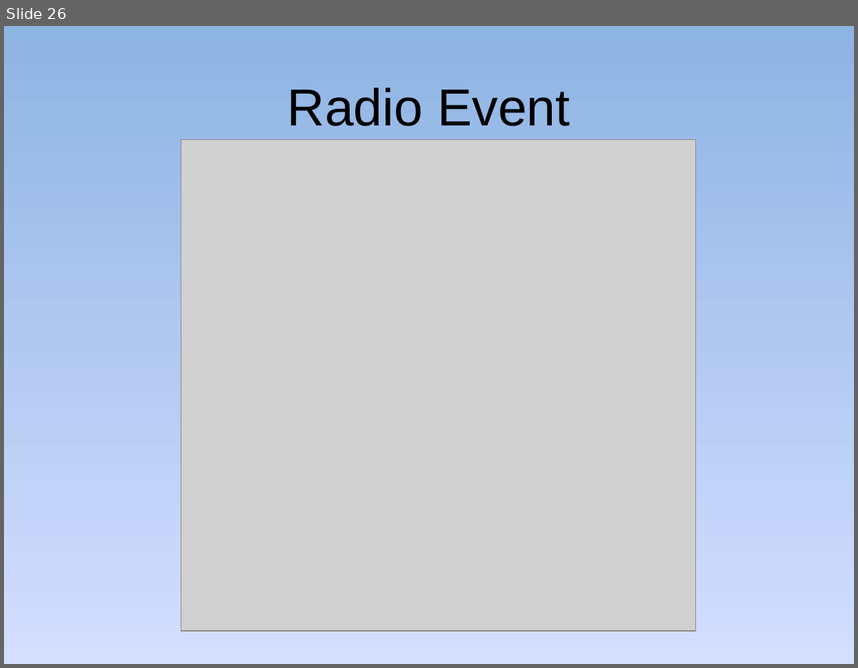
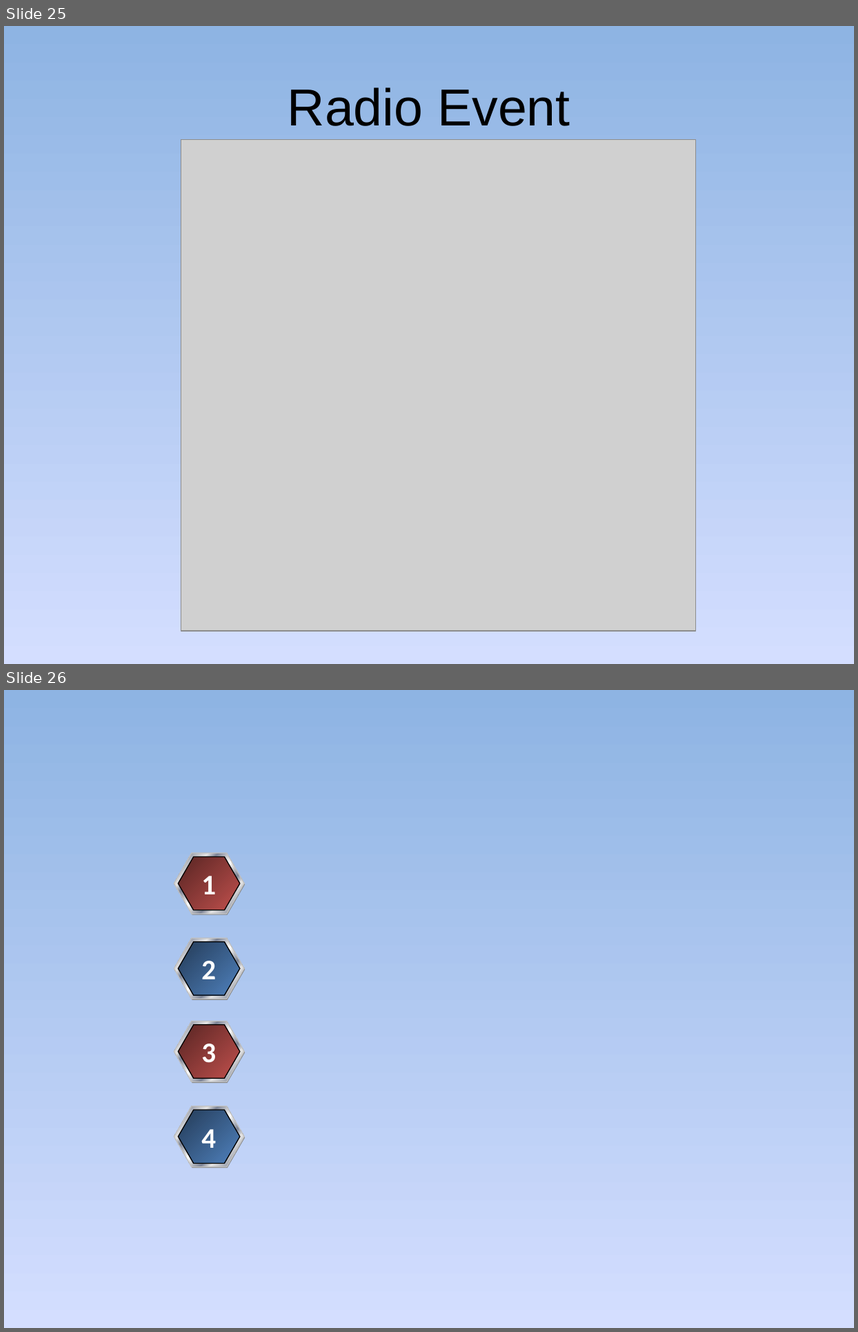
Before and after one commit to golf2109/zigbee-in-supermaket, a slide deck: docs/Report/Queue-Busting.pptx. Shown one above the other, each under a label of ours: slide 26 before the commit, slides 25 and 26 after it. The pictures are 858x668 and 858x1332 pixels, drawn with LibreOffice and Linux fonts; fonts in the diff are those of the drawing; grey boxes stand for pictures. Boxes give left, top, right and bottom in pixels: in the first picture for what was removed or moved away, otherwise in the second. Text is boxed around its words. In the diff, an @@ line names an element or a change of style, - is before the commit and + after.

```diff
--- a/docs/Report/Queue-Busting.pptx
+++ b/docs/Report/Queue-Busting.pptx
@@ slide 26 added at [4, 690, 854, 1328], background gradient #8EB4E3 to #D4DEFF to #96AB94 @@
@@ hexagon added at [174, 854, 245, 914], fill gradient #E6E6E6 to #7D8496 to #FFFFFF, outline #C0C0C0 0.75 pt @@
@@ hexagon added at [175, 854, 245, 915], fill #808080 @@
@@ hexagon added at [179, 856, 240, 910], fill gradient #893937 to #C0504D, outline #000000 0.75 pt @@
@@ text added at [201, 876, 216, 894], 24 pt, text #FFFFFF, bold @@
+1
@@ hexagon added at [174, 938, 245, 999], fill gradient #E6E6E6 to #7D8496 to #FFFFFF, outline #C0C0C0 0.75 pt @@
@@ hexagon added at [175, 939, 245, 1000], fill #808080 @@
@@ hexagon added at [179, 942, 240, 995], fill gradient #395C87 to #4F81BD, outline #000000 0.75 pt @@
@@ text added at [201, 960, 216, 979], 24 pt, text #FFFFFF, bold @@
+2
@@ hexagon added at [174, 1021, 245, 1082], fill gradient #E6E6E6 to #7D8496 to #FFFFFF, outline #C0C0C0 0.75 pt @@
@@ hexagon added at [175, 1021, 245, 1083], fill #808080 @@
@@ hexagon added at [179, 1025, 240, 1078], fill gradient #893937 to #C0504D, outline #000000 0.75 pt @@
@@ text added at [201, 1043, 216, 1063], 24 pt, text #FFFFFF, bold @@
+3
@@ hexagon added at [174, 1105, 245, 1167], fill gradient #E6E6E6 to #7D8496 to #FFFFFF, outline #C0C0C0 0.75 pt @@
@@ hexagon added at [175, 1107, 245, 1167], fill #808080 @@
@@ hexagon added at [179, 1110, 240, 1163], fill gradient #395C87 to #4F81BD, outline #000000 0.75 pt @@
@@ text added at [201, 1129, 216, 1147], 24 pt, text #FFFFFF, bold @@
+4
@@ what was slide 26 is now slide 25 @@
```
Also in this commit, not shown: 12 slides changed, 6 other slides added, 1 slide removed.
